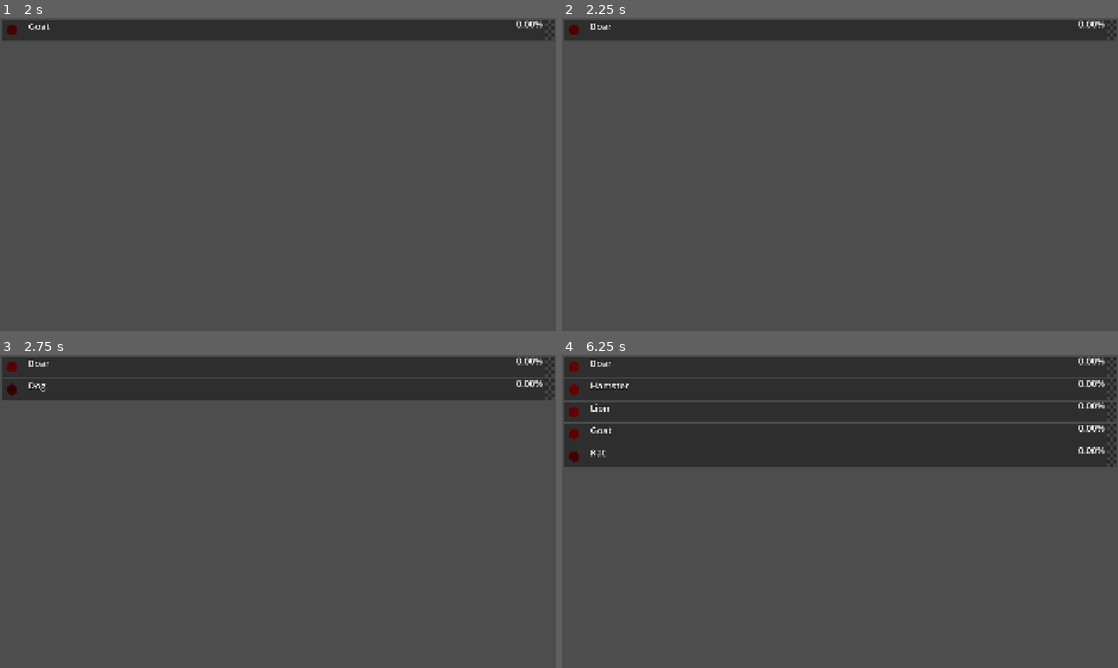
Above: before the commit, frames 1-4 (two rows, left to right).
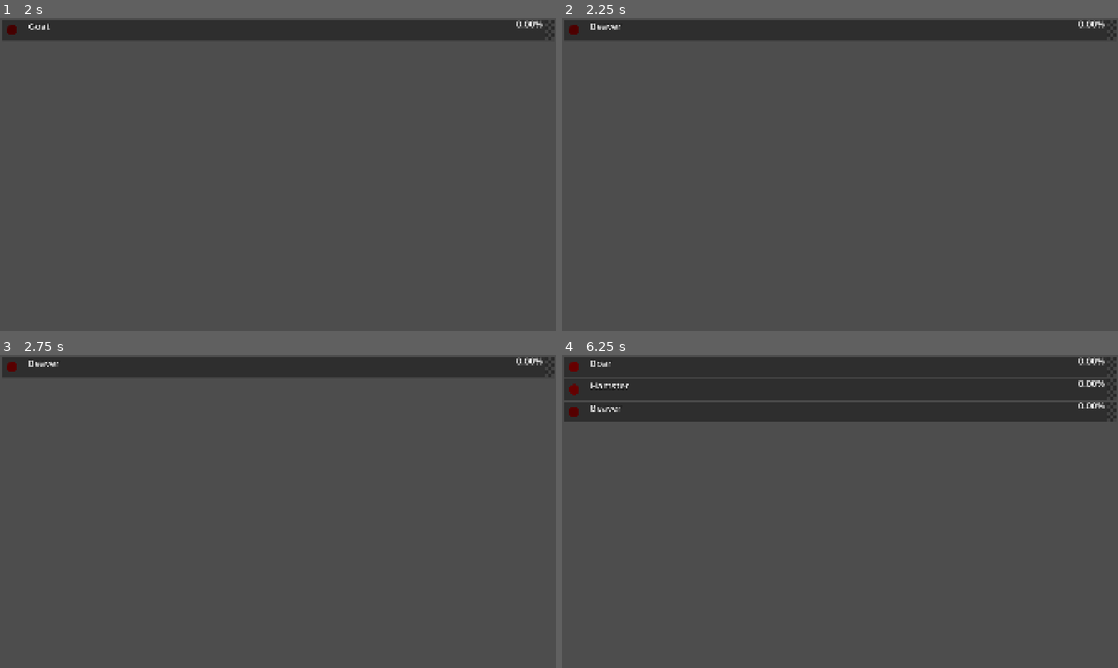
Above: after the commit, the same moments.

Repository: TheGoldenWombat/GoatPicker
Game: Godot game, scene res://hud/menu_controller.tscn
Two runs of this game, one before a commit and one after it. Both use one fixed random seed, a clock stepped at 60 frames per second and the inputs below. Sound files missing from this copy of the repository are replaced by a short silence.
Inputs:
- Up to frame 1 (2 s): click "Setup Race" at 0.5 s; click "Start Race" at 1.25 s
- Up to frame 2 (2.25 s): no input
- Up to frame 3 (2.75 s): no input
- Up to frame 4 (6.25 s): no input

Frame 1 is identical in both runs. In frame 2, less than 0.1% of the frame differs, in the area x 6-11%, y 2-4%; in frame 3, 6.8%; in frame 4, 14%, in the area x 0-100%, y 15-36%.

Commit message:
Minor fix for the minor timer fix

Diff:
--- a/hud/race_scene.gd
+++ b/hud/race_scene.gd
@@ -117,7 +117,7 @@
 func spawn_racers(mode: int = 1) -> void:
 	for i: int in number_of_racers:
 		var racer: Racer = racer_scene.instantiate()
-		var original_time_scale = racer.time_scale
+		var original_time_scale: float = racer.time_scale
 		# Set roll_min based on mode
 		if mode == 1: #NORMAL
 			racer.roll_min = 1
@@ -140,8 +140,8 @@
 		racers_container.add_child(racer)
 		sfx_reel_spin.play(randf_range(0.0,6.0))
 		#await get_tree().create_timer(0.1).timeout # For debugging
-		var timer_length: float = 1.75 / original_time_scale
-		await get_tree().create_timer(0.75).timeout
+		var timer_length: float = 1.5 / original_time_scale
+		await get_tree().create_timer(timer_length).timeout
 		sfx_reel_spin.stop()
 		sfx_reel_stop.play()
 		racer.randomizing_choice = false
